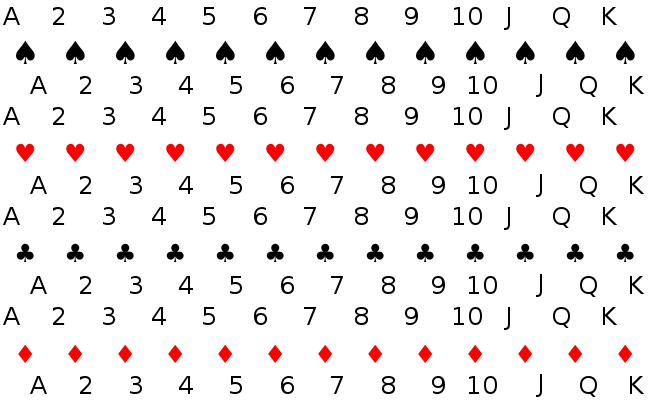
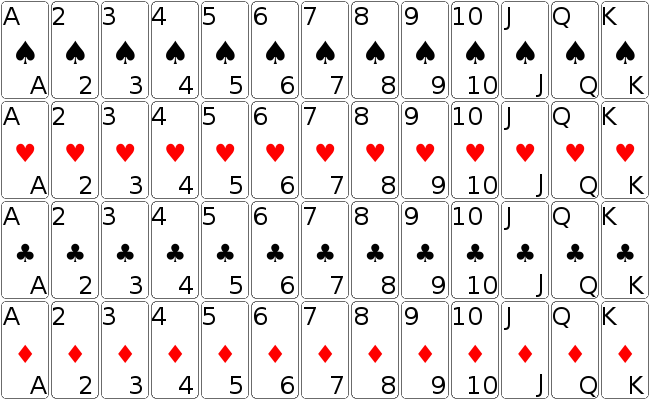
Layered file, before and after one edit (650 x 400). Changes by layer:
painted on "Background" over [1, 1, 649, 399]
